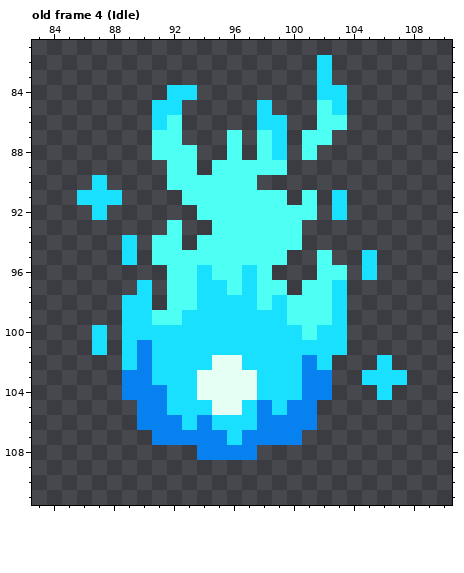
Edited in one commit: pixel-art file (devassets/Aseprite Projects/BlueSoul.aseprite). This is how it looked before the edit.
192x192 pixels, 4 frames. Shown: old frame 4 (Idle): x 83..110, y 81..111. The commit also changed other frames, which this record leaves out.
The same view after the edit:
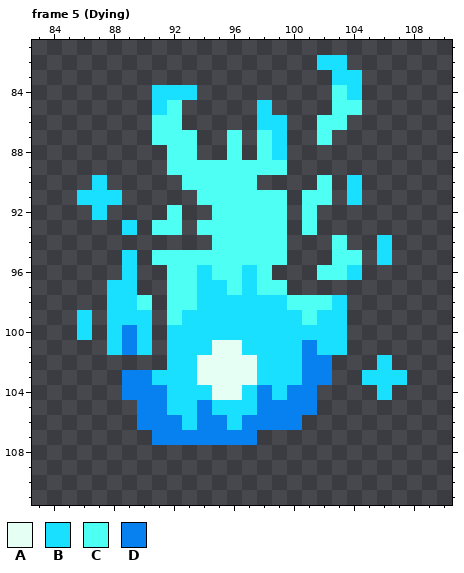
Palette (. is transparent): A #e5fff4  B #1ae0ff  C #4efff3  D #0881f0
A new or re-ordered frame is compared with the old frame closest to it.
From the commit log: dying + dead for blue/red soul
What changed:
frames 4 -> 12
Frame 5 (Dying) is new; against old frame 4 (Idle):
y 82: x 103 . -> B
y 83: x 102..104 B.. -> .BB
y 84: x 91 . -> B; x 102..104 BB. -> .CB
y 85: x 92 B -> C; x 102..104 CB. -> .CC
y 86: x 91 B -> C
y 87: x 93 . -> C; x 101 C -> .
y 88: x 91 C -> .; x 101 C -> .
y 89: x 94 . -> C
y 90: x 92 C -> .; x 102 . -> C; x 104 . -> B
y 91: x 93 C -> .; x 102..104 .B. -> C.B
y 92: x 92 . -> C; x 94 C -> .; x 100 C -> .; x 103 B -> .
y 93: x 89 . -> B; x 91 . -> C; x 94 . -> C; x 100..101 C. -> .C
y 94: x 89 B -> .; x 91..92 CC -> ..; x 94 C -> .; x 100 C -> .; x 103 . -> C; x 106 . -> B
y 95: x 102..106 C..B. -> .CC.B
y 96: x 89 . -> B; x 104..105 .B -> B.
y 97: x 88..90 ..B -> BB.; x 101..103 CCB -> ...
y 98: x 88 . -> B; x 90 B -> C; x 98 C -> B
y 99: x 86 . -> B; x 88 . -> B; x 91 C -> .; x 100 C -> B; x 102 C -> B
y 100: x 86..89 .B.B -> B.BD; x 91 B -> .; x 101 C -> B
y 101: x 87..91 B.BDB -> .BDB.; x 95..96 BB -> AA; x 101 B -> D
y 102: x 89..91 BDB -> ...; x 94 B -> A; x 97 B -> A; x 102 B -> D
y 104: x 94 A -> B; x 97..98 AB -> BD; x 100 B -> D; x 102 D -> .
y 105: x 94..96 BAA -> DBB; x 99 B -> D
y 106: x 95 B -> D; x 97 B -> D; x 101 D -> .
y 107: x 96 B -> D; x 98..100 DDD -> ...
y 108: x 94..97 DDDD -> ....
Pixel boxes of the changes (left, top, right, bottom) in both pictures:
changed: (77, 55, 392, 460)
